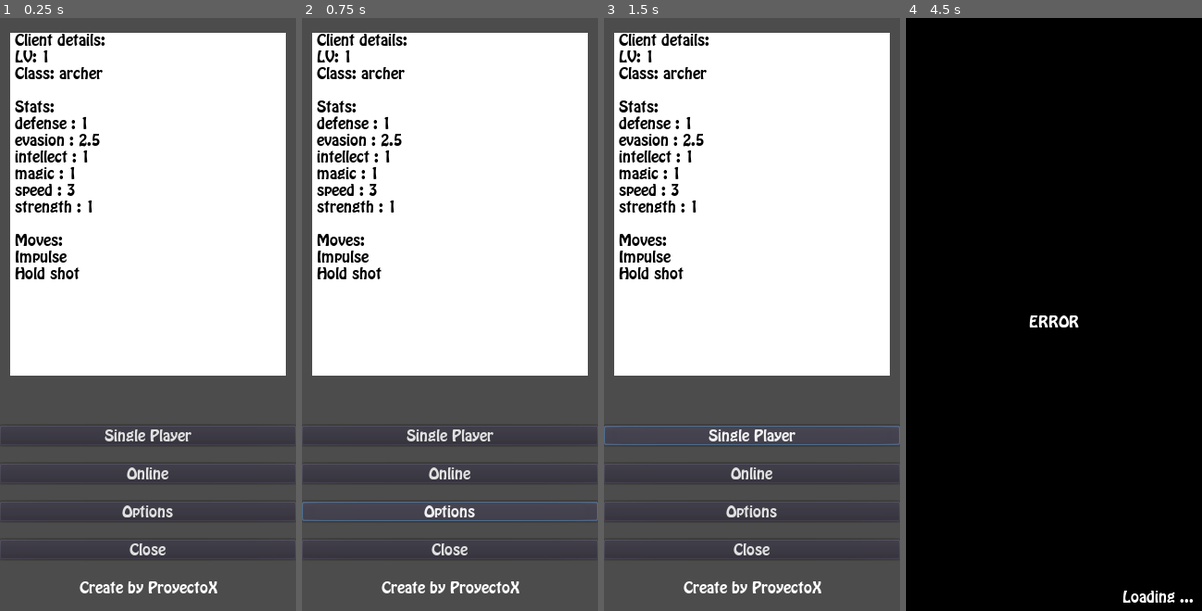
Above: before the commit, frames 1-4 (left to right).
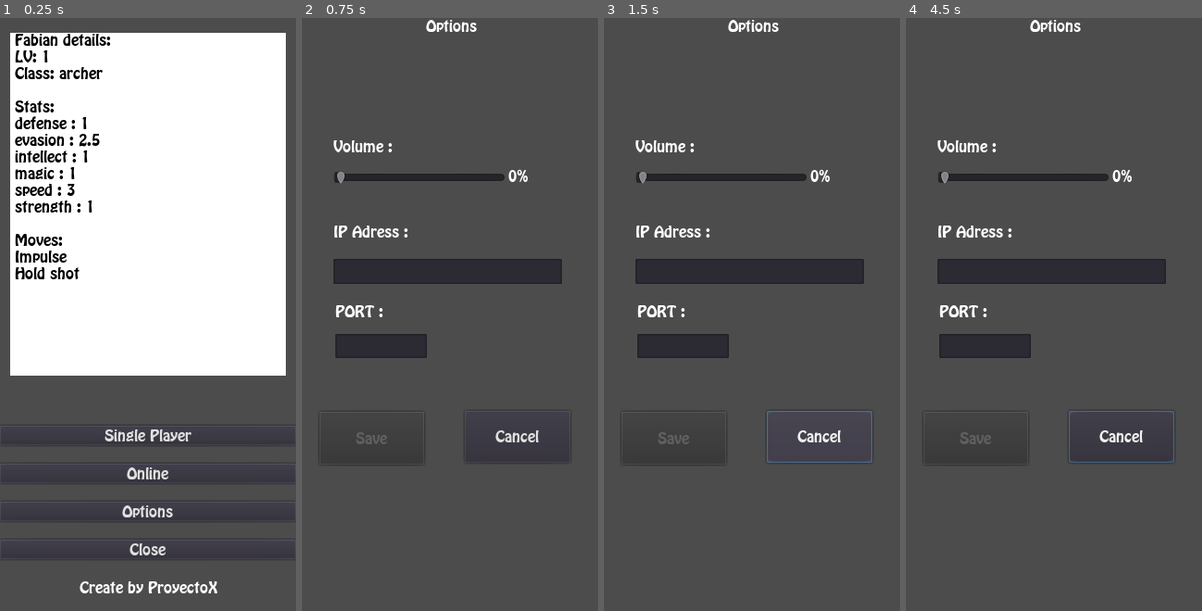
Above: after the commit, the same moments.

Repository: fresnohernandez99/socket-game
Game: Godot game, scene res://scenes/gui/MainMenu.tscn
Same seed, same stepped clock (60 frames per second), same inputs: the game is played once before the commit and once after it.
Inputs (mouse positions are in pixels of both pictures, inside the frame that each line leads up to):
- Up to frame 1 (0.25 s): no input
- Up to frame 2 (0.75 s): click "Options" at 0.5 s
- Up to frame 3 (1.5 s): click (820, 439) at 1.25 s, where only the run after the commit has a clickable "Cancel"
- Up to frame 4 (4.5 s): click (1054, 433) at 2 s, where only the run before the commit has a clickable "Single Player"; click (1054, 433) at 2.75 s, where only the run before the commit has a clickable "Single Player"; click (1054, 433) at 3.5 s, where only the run before the commit has a clickable "Single Player"; click (1054, 474) at 4.25 s, where only the run before the commit has a clickable "Online"

The runs differ from the first frame. In frame 1, 0.4% of the frame differs, in the area x 5-38%, y 2-5%; in frame 2, 55%; in frame 3, 56%; in frame 4, 100%, in the area x 0-100%, y 0-100%.

Commit message:
annadido escena de opciones

Diff:
--- a/project.godot
+++ b/project.godot
@@ -53,8 +53,8 @@
 
 [gui]
 
+theme/custom_font="res://assets/fonts/basic_font_16.tres"
 common/drop_mouse_on_gui_input_disabled=true
-theme/custom_font="res://assets/fonts/basic_font_16.tres"
 
 [physics]
 
--- a/scenes/gui/MainMenu.gd
+++ b/scenes/gui/MainMenu.gd
@@ -25,3 +25,7 @@
 func _on_MultiPlayerBtn_pressed():
 	GlobalNavigation.navReason = GlobalNavigation.NAV_FOR_CONNECT
 	get_tree().change_scene("res://scenes/gui/Loading.tscn")
+
+
+func _on_OptionsBtn_pressed():
+	get_tree().change_scene("res://scenes/gui/Option.tscn")
--- a/scenes/gui/MainMenu.tscn
+++ b/scenes/gui/MainMenu.tscn
@@ -78,3 +78,4 @@
 text = "Create by ProyectoX"
 
 [connection signal="pressed" from="Control/MultiPlayerBtn" to="." method="_on_MultiPlayerBtn_pressed"]
+[connection signal="pressed" from="Control/OptionsBtn" to="." method="_on_OptionsBtn_pressed"]
--- /dev/null
+++ b/scenes/gui/Option.gd
@@ -0,0 +1,62 @@
+extends Control
+var ip
+var Bandera
+var volume
+
+
+func _process(delta):
+
+	volume = $Volume/HSlider.value
+	$Volume/labelVolume.text = str(volume)+"%"
+
+	if $IP/IPtext.text !="" :
+		$IP/validInvalid.text = "invalid"
+		$Savebtn.disabled = true
+	ip = $IP/IPtext.text
+
+	if  $IP/IPtext.text !="" && isValided(ip):
+		$IP/validInvalid.text = "valid"
+		$Savebtn.disabled = false
+
+
+func isValided(ip):
+	 var regex = RegEx.new()
+	 regex.compile( "^(25[0-5]|2[0-4][0-9]|[01]?[0-9][0-9]?)\\." +
+					"(25[0-5]|2[0-4][0-9]|[01]?[0-9][0-9]?)\\." +
+					"(25[0-5]|2[0-4][0-9]|[01]?[0-9][0-9]?)\\." +
+					"(25[0-5]|2[0-4][0-9]|[01]?[0-9][0-9]?)$")
+
+	 var result = regex.search(ip)
+
+	 if result != null:
+			return true
+
+
+
+
+
+
+
+
+#	var verdad = ip.split('.')
+#
+#	if verdad.size () != 5:
+#	   Bandera = false
+#	else:
+#		 Bandera = true
+#	for i in verdad:
+#
+#		if i > 2550 :
+#			print("es Mayor que 255")
+#			Bandera = false
+#
+#		if i < "0" :
+#			Bandera = false
+#
+#		#if /^[0][0-9]{1,2}/.test(verdad[i]):
+#			#return false
+#
+#			if verdad.size() == 4 && verdad[3] !='' :
+#				print(verdad[verdad.size()-1])
+#				Bandera =true
+# return Bandera
--- /dev/null
+++ b/scenes/gui/Option.tscn
@@ -0,0 +1,87 @@
+[gd_scene load_steps=2 format=2]
+
+[ext_resource path="res://scenes/gui/Option.gd" type="Script" id=1]
+
+[node name="Option" type="Control"]
+margin_left = -3.0
+margin_top = 1.0
+margin_right = 326.0
+margin_bottom = 638.0
+script = ExtResource( 1 )
+
+[node name="Label" type="Label" parent="."]
+anchor_right = 1.0
+margin_bottom = 15.0
+text = "Options"
+align = 1
+
+[node name="Savebtn" type="Button" parent="."]
+anchor_top = 0.71
+anchor_bottom = 0.71
+margin_left = 22.0
+margin_top = -28.27
+margin_right = 135.0
+margin_bottom = 28.73
+disabled = true
+text = "Save"
+
+[node name="Cancelbtn" type="Button" parent="."]
+anchor_left = 1.0
+anchor_top = 0.5
+anchor_right = 1.0
+anchor_bottom = 0.5
+margin_left = -150.0
+margin_top = 104.5
+margin_right = -36.0
+margin_bottom = 160.5
+text = "Cancel"
+
+[node name="Volume" type="Label" parent="."]
+margin_left = 37.0
+margin_top = 130.0
+margin_right = 108.0
+margin_bottom = 145.0
+text = "Volume :"
+
+[node name="HSlider" type="HSlider" parent="Volume"]
+margin_top = 29.0
+margin_right = 186.0
+margin_bottom = 54.0
+
+[node name="labelVolume" type="Label" parent="Volume"]
+margin_left = 189.0
+margin_top = 32.0
+margin_right = 229.0
+margin_bottom = 47.0
+
+[node name="IP" type="Label" parent="."]
+margin_left = 37.0
+margin_top = 222.0
+margin_right = 118.0
+margin_bottom = 246.0
+text = "IP Adress :"
+align = 1
+
+[node name="IPtext" type="TextEdit" parent="IP"]
+margin_top = 37.0
+margin_right = 247.0
+margin_bottom = 64.0
+
+[node name="validInvalid" type="Label" parent="IP"]
+margin_left = 194.0
+margin_top = 19.0
+margin_right = 247.0
+margin_bottom = 34.0
+
+[node name="PORT" type="Label" parent="."]
+margin_left = 39.0
+margin_top = 308.0
+margin_right = 91.0
+margin_bottom = 332.0
+text = "PORT :"
+align = 1
+
+[node name="PORTtext" type="TextEdit" parent="PORT"]
+margin_top = 32.0
+margin_right = 99.0
+margin_bottom = 58.0
--- a/scripts/socket/Session.gd
+++ b/scripts/socket/Session.gd
@@ -1,6 +1,6 @@
 extends Node
 
-var playerName = "Client"
+var playerName = "Fabian"
 var playerId = ""
 var hero = {}
 
--- a/scripts/socket/SocketManager.gd
+++ b/scripts/socket/SocketManager.gd
@@ -1,7 +1,7 @@
 extends Node
 
 
-var websocket_url = "ws://localhost:9080"
+var websocket_url = "ws://192.168.0.100:9080"
 var _client = WebSocketClient.new()
 
 const CONNECTED = "connected"
@@ -225,7 +225,7 @@
 	if result.endpoint == INTENT_JOIN_ROOM:
 		if result.content.code == INTENT_CORRECT:
 			RoomInfo.setData(result.content.data.room, result.content.data.spaceConfiguration)
-
+			print("++++"+JSON.print(result.contnt))
 			INTENT_JOIN_ROOM_ACTIVE = SUCCESS_STATE
 		else:
 			_showError("Error on: " + INTENT_JOIN_ROOM)
